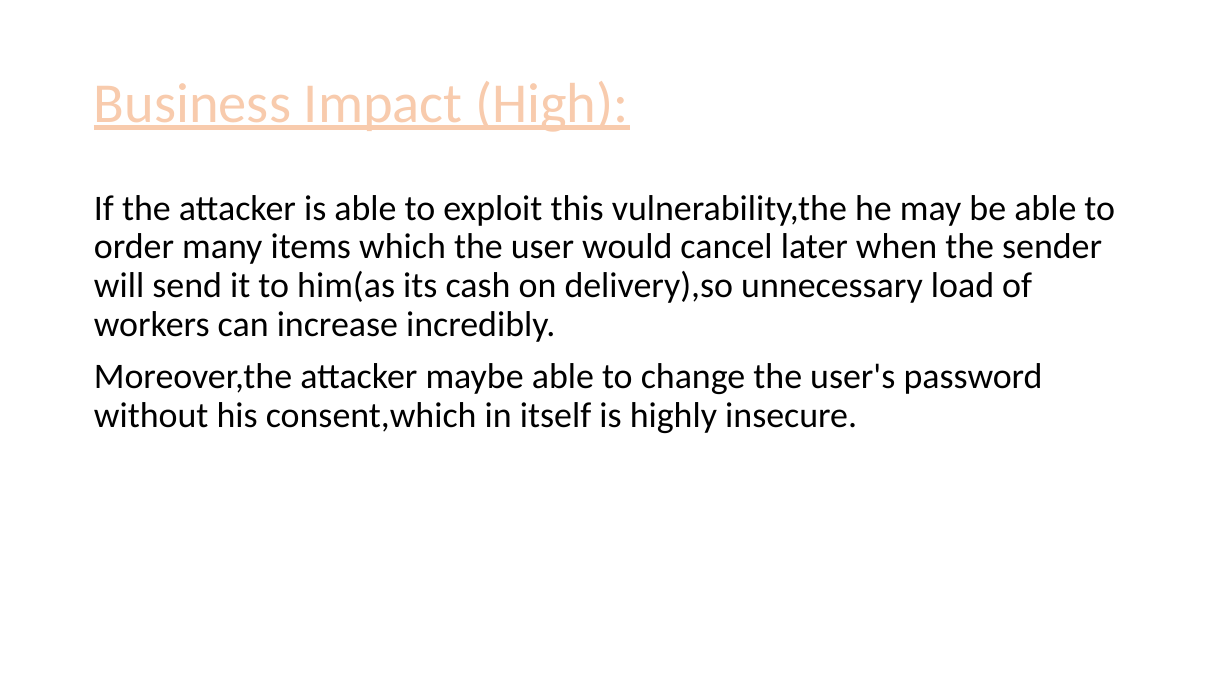
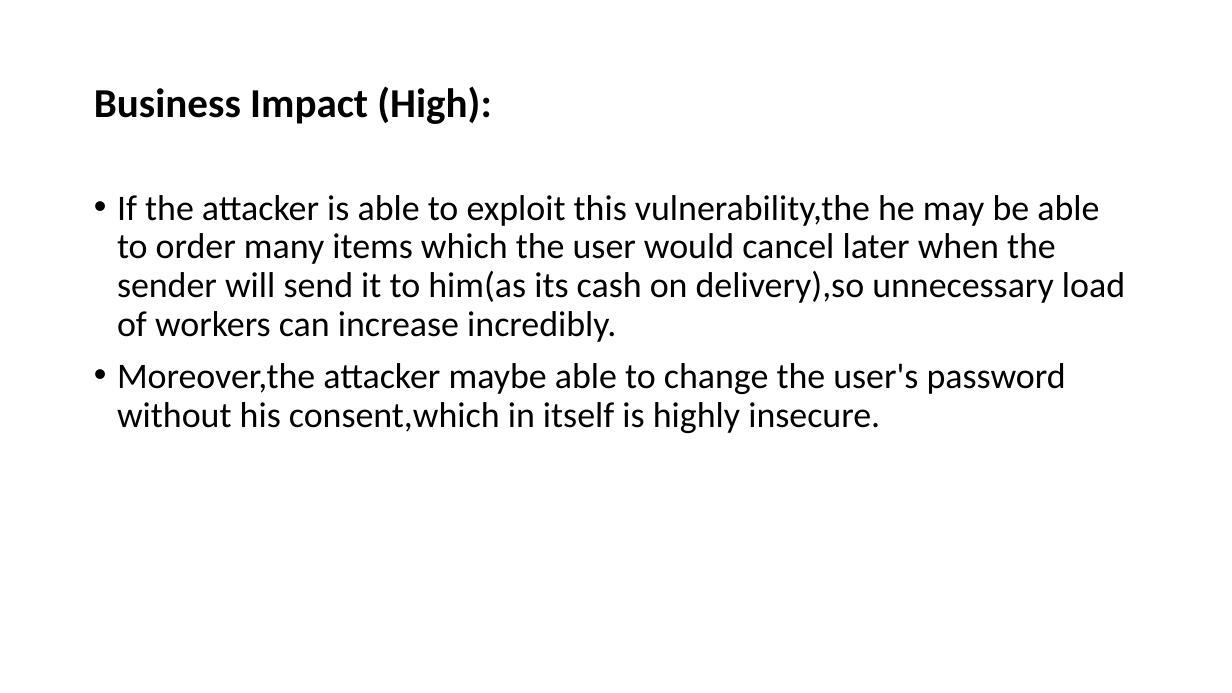
Before and after one commit to RocktimRajkumar/CEH-hack-a-thon, a slide deck: slide 50 of reports/Lifestyle Store/LifeStyle Store Application Reports.pptx. Drawn at 1232x693 pixels with LibreOffice and Linux fonts; fonts in the diff are those of the drawing. Boxes give left, top, right and bottom in pixels: in the first picture for what was removed or moved away, otherwise in the second. Text is boxed around its words. In the diff, an @@ line names an element or a change of style, - is before the commit and + after.

```diff
--- a/reports/Lifestyle Store/LifeStyle Store Application Reports.pptx
+++ b/reports/Lifestyle Store/LifeStyle Store Application Reports.pptx
@@ title "Business Impact (High):" at <box>94,86,491,124</box>: size 44 to 32 pt, text colour #F8CBAD to #000000, letter outline #ED7D31 1.75 pt to none, bold on, underline off @@
@@ text "If the attacker is able ..." at <box>117,195,1125,433</box>: bullet none to • @@
```
Also in this commit, not shown: 6 other slides changed.
